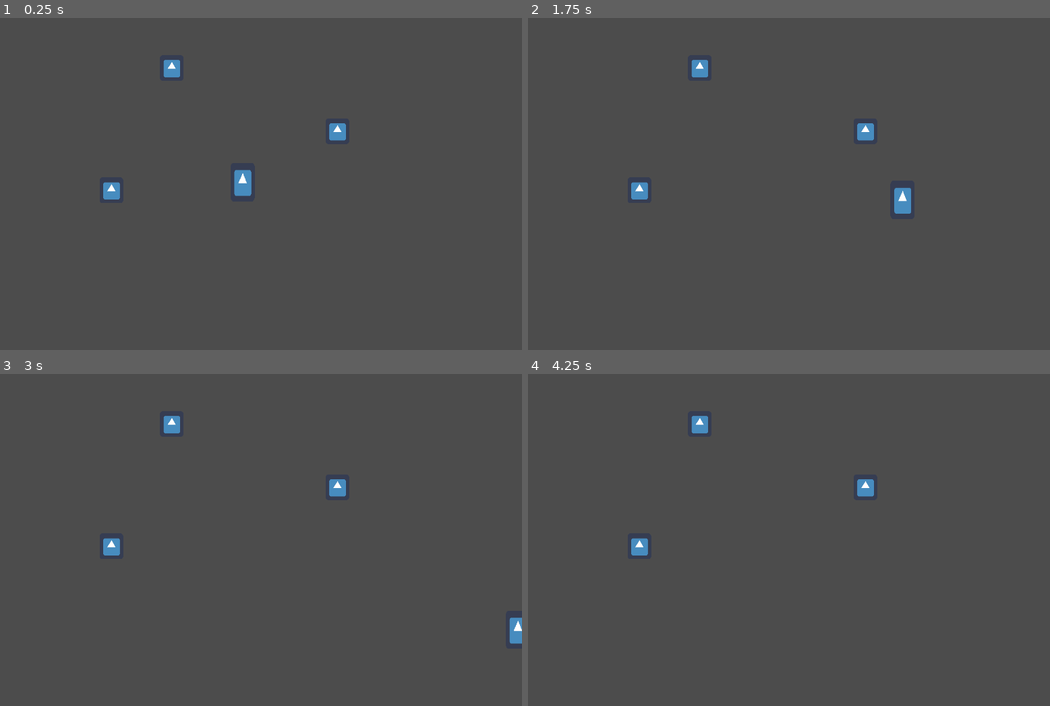
Above: before the commit, frames 1-4 (two rows, left to right).
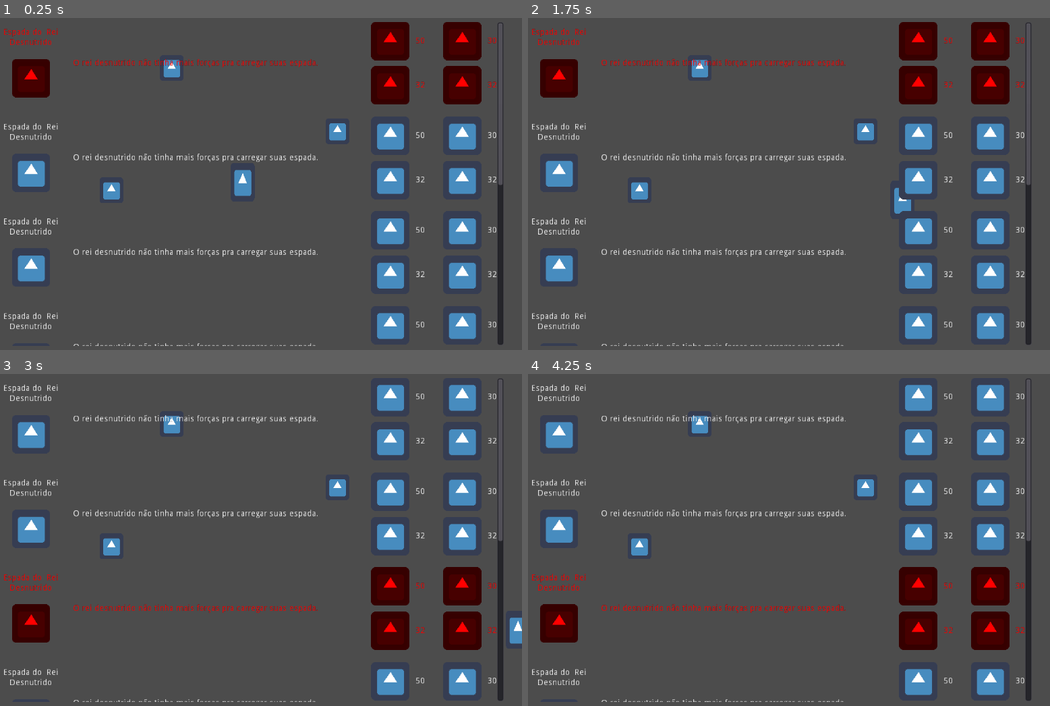
Above: after the commit, the same moments.

Repository: guimafelipe/recycle
Game: Godot game, scene res://Scenes/Teste.tscn
The game is run twice, just before and just after one commit, with the same random seed, the same clock (stepped at 60 frames per second) and the same inputs. The engine's default icon, where the game draws it, is replaced by a stand-in: a white triangle on a blue panel in a dark square.
Inputs (mouse positions are in pixels of both pictures, inside the frame that each line leads up to):
- Up to frame 1 (0.25 s): no input
- Up to frame 2 (1.75 s): tap Enter at 0.5 s; move the mouse to (898, 164) at 0.52 s; hold D (move_right) 0.53-1.28 s; tap E (interact, bound only after the commit) at 0.6, 1.35 s; move the mouse to (674, 200) at 1.27 s; hold S (move_down) from 1.28 s (still down)
- Up to frame 3 (3 s): move the mouse to (307, 460) at 2.02 s; release S (move_down) at 2.03 s; hold D (move_right) 2.03-2.78 s; tap E (interact, bound only after the commit) at 2.1, 2.85 s; move the mouse to (224, 613) at 2.77 s; hold W (move_up) from 2.78 s (still down)
- Up to frame 4 (4.25 s): tap Space at 3.5 s; move the mouse to (940, 593) at 3.52 s; release W (move_up) at 3.53 s; hold A (move_left) from 3.53 s (still down); tap E (interact, bound only after the commit) at 3.6 s

The runs differ from the first frame. In frame 1, 12% of the frame differs, in the area x 0-97%, y 1-99%; in frame 2, 12%; in frame 3, 12%; in frame 4, 12%.

Commit message:
implementando maquina e sua UI

Diff:
--- a/Scenes/Amdre.gd
+++ b/Scenes/Amdre.gd
@@ -1,9 +1,13 @@
 extends KinematicBody2D
 class_name Amdre
+
+export(Resource) var player_state = player_state as PlayerState
 
 export(float) var MAX_SPEED = 300
 export(float) var ACCELERATION = 400
 export(float) var FRICTION = 500
+
+var to_interact = null
 
 var velocity : Vector2 = Vector2(0,0)
 
@@ -11,7 +15,14 @@
 	pass
 
 func _physics_process(delta):
-	move(delta)
+	if player_state.game_state == Enums.GameState.FREE:
+		move(delta)
+
+
+func _input(event : InputEvent):
+	if event.is_action("interact"):
+		if player_state.game_state == Enums.GameState.FREE:
+			interact()
 
 
 func move(delta : float) -> void:
@@ -25,3 +36,19 @@
 		velocity = velocity.move_toward(Vector2.ZERO, FRICTION*delta)
 
 	velocity = move_and_slide(velocity)
+
+
+func set_interact(obj):
+	if obj.has_method("interact"):
+		to_interact = obj
+		Events.emit_signal("can_interact")
+
+
+func remove_interact():
+	to_interact = null
+	Events.emit_signal("cannot_interact")
+
+
+func interact():
+	if to_interact:
+		to_interact.interact()
--- a/Scenes/Amdre.tscn
+++ b/Scenes/Amdre.tscn
@@ -1,7 +1,8 @@
-[gd_scene load_steps=4 format=2]
+[gd_scene load_steps=5 format=2]
 
 [ext_resource path="res://Scenes/Amdre.gd" type="Script" id=1]
 [ext_resource path="res://icon.png" type="Texture" id=2]
+[ext_resource path="res://Singletons/PlayerState.tres" type="Resource" id=3]
 
 [sub_resource type="CapsuleShape2D" id=1]
 radius = 21.3359
@@ -9,6 +10,7 @@
 
 [node name="Amdre" type="KinematicBody2D"]
 script = ExtResource( 1 )
+player_state = ExtResource( 3 )
 
 [node name="CollisionShape2D" type="CollisionShape2D" parent="."]
 shape = SubResource( 1 )
--- /dev/null
+++ b/Scenes/CraftItemUI.gd
@@ -0,0 +1,24 @@
+extends MarginContainer
+
+func _ready():
+	set_focus_mode(FOCUS_ALL)
+
+
+func for_item(item : Item):
+	pass
+
+
+func _on_CraftItemUI_focus_entered():
+	modulate = Color(1,0,0)
+
+
+func _on_CraftItemUI_focus_exited():
+	modulate = Color(1,1,1)
+
+
+func _on_CraftItemUI_mouse_entered():
+	modulate = Color(1, 0, 0)
+
+
+func _on_CraftItemUI_mouse_exited():
+	modulate = Color(1,1,1)
--- /dev/null
+++ b/Scenes/CraftItemUI.tscn
@@ -0,0 +1,157 @@
+[gd_scene load_steps=3 format=2]
+
+[ext_resource path="res://icon.png" type="Texture" id=1]
+[ext_resource path="res://Scenes/CraftItemUI.gd" type="Script" id=2]
+
+[node name="CraftItemUI" type="MarginContainer"]
+anchor_right = 1.0
+anchor_bottom = 1.0
+focus_mode = 2
+mouse_default_cursor_shape = 2
+size_flags_horizontal = 3
+size_flags_vertical = 3
+script = ExtResource( 2 )
+__meta__ = {
+"_edit_use_anchors_": false
+}
+
+[node name="Content" type="HBoxContainer" parent="."]
+margin_right = 900.0
+margin_bottom = 600.0
+size_flags_horizontal = 3
+custom_constants/separation = 20
+__meta__ = {
+"_edit_use_anchors_": false
+}
+
+[node name="NomeIcon" type="VBoxContainer" parent="Content"]
+margin_right = 100.0
+margin_bottom = 600.0
+rect_min_size = Vector2( 100, 0 )
+custom_constants/separation = 20
+alignment = 1
+__meta__ = {
+"_edit_use_anchors_": false
+}
+
+[node name="Name" type="Label" parent="Content/NomeIcon"]
+margin_top = 242.0
+margin_right = 100.0
+margin_bottom = 273.0
+text = "Espada do  Rei Desnutrido"
+align = 1
+valign = 1
+autowrap = true
+__meta__ = {
+"_edit_use_anchors_": false
+}
+
+[node name="Icon" type="TextureRect" parent="Content/NomeIcon"]
+margin_left = 18.0
+margin_top = 293.0
+margin_right = 82.0
+margin_bottom = 357.0
+size_flags_horizontal = 4
+texture = ExtResource( 1 )
+__meta__ = {
+"_edit_use_anchors_": false
+}
+
+[node name="Description" type="Label" parent="Content"]
+margin_left = 120.0
+margin_top = 293.0
+margin_right = 670.0
+margin_bottom = 307.0
+size_flags_horizontal = 3
+text = "O rei desnutrido não tinha mais forças pra carregar suas espada."
+valign = 1
+
+[node name="Recursos" type="GridContainer" parent="Content"]
+margin_left = 690.0
+margin_top = 231.0
+margin_right = 900.0
+margin_bottom = 369.0
+size_flags_horizontal = 8
+size_flags_vertical = 4
+custom_constants/vseparation = 10
+custom_constants/hseparation = 30
+columns = 2
+
+[node name="Papel" type="HBoxContainer" parent="Content/Recursos"]
+margin_right = 90.0
+margin_bottom = 64.0
+custom_constants/separation = 10
+
+[node name="Icon" type="TextureRect" parent="Content/Recursos/Papel"]
+margin_right = 64.0
+margin_bottom = 64.0
+size_flags_horizontal = 3
+texture = ExtResource( 1 )
+expand = true
+
+[node name="Cost" type="Label" parent="Content/Recursos/Papel"]
+margin_left = 74.0
+margin_top = 25.0
+margin_right = 90.0
+margin_bottom = 39.0
+text = "50"
+
+[node name="Plastico" type="HBoxContainer" parent="Content/Recursos"]
+margin_left = 120.0
+margin_right = 210.0
+margin_bottom = 64.0
+custom_constants/separation = 10
+
+[node name="Icon" type="TextureRect" parent="Content/Recursos/Plastico"]
+margin_right = 64.0
+margin_bottom = 64.0
+texture = ExtResource( 1 )
+
+[node name="Cost" type="Label" parent="Content/Recursos/Plastico"]
+margin_left = 74.0
+margin_top = 25.0
+margin_right = 90.0
+margin_bottom = 39.0
+text = "30"
+
+[node name="Metal" type="HBoxContainer" parent="Content/Recursos"]
+margin_top = 74.0
+margin_right = 90.0
+margin_bottom = 138.0
+custom_constants/separation = 10
+
+[node name="Icon" type="TextureRect" parent="Content/Recursos/Metal"]
+margin_right = 64.0
+margin_bottom = 64.0
+texture = ExtResource( 1 )
+
+[node name="Cost" type="Label" parent="Content/Recursos/Metal"]
+margin_left = 74.0
+margin_top = 25.0
+margin_right = 90.0
+margin_bottom = 39.0
+text = "32"
+
+[node name="Vidro" type="HBoxContainer" parent="Content/Recursos"]
+margin_left = 120.0
+margin_top = 74.0
+margin_right = 210.0
+margin_bottom = 138.0
+custom_constants/separation = 10
+
+[node name="Icon" type="TextureRect" parent="Content/Recursos/Vidro"]
+margin_right = 64.0
+margin_bottom = 64.0
+texture = ExtResource( 1 )
+
+[node name="Cost" type="Label" parent="Content/Recursos/Vidro"]
+margin_left = 74.0
+margin_top = 25.0
+margin_right = 90.0
+margin_bottom = 39.0
+text = "32"
+
+[connection signal="focus_entered" from="." to="." method="_on_CraftItemUI_focus_entered"]
+[connection signal="focus_exited" from="." to="." method="_on_CraftItemUI_focus_exited"]
+[connection signal="mouse_entered" from="." to="." method="_on_CraftItemUI_mouse_entered"]
+[connection signal="mouse_exited" from="." to="." method="_on_CraftItemUI_mouse_exited"]
--- /dev/null
+++ b/Scenes/Maquina.gd
@@ -0,0 +1,24 @@
+extends Area2D
+
+export(Resource) var player_state = player_state as PlayerState
+
+func _ready():
+	pass
+
+func interact() -> void:
+	player_state.game_state = Enums.GameState.MAQUINA
+	$UI/UIMaquina.visible = true
+
+func finish_interact() -> void:
+	player_state.game_state = Enums.GameState.FREE
+	$UI/UIMaquina.visible = false
+
+
+func _on_body_entered(player : Amdre):
+	if player:
+		player.set_interact(self)
+
+
+func _on_body_exited(player : Amdre):
+	if player:
+		player.remove_interact()
--- /dev/null
+++ b/Scenes/Maquina.tscn
@@ -0,0 +1,102 @@
+[gd_scene load_steps=6 format=2]
+
+[ext_resource path="res://icon.png" type="Texture" id=1]
+[ext_resource path="res://Scenes/Maquina.gd" type="Script" id=2]
+[ext_resource path="res://Scenes/CraftItemUI.tscn" type="PackedScene" id=3]
+[ext_resource path="res://Scenes/UIMaquina.gd" type="Script" id=4]
+
+[sub_resource type="CircleShape2D" id=1]
+radius = 30.2162
+
+[node name="Maquina" type="Area2D"]
+script = ExtResource( 2 )
+
+[node name="Sprite" type="Sprite" parent="."]
+visible = false
+texture = ExtResource( 1 )
+
+[node name="CollisionShape2D" type="CollisionShape2D" parent="."]
+visible = false
+shape = SubResource( 1 )
+
+[node name="UI" type="CanvasLayer" parent="."]
+
+[node name="UIMaquina" type="MarginContainer" parent="UI"]
+anchor_right = 1.0
+anchor_bottom = 1.0
+focus_mode = 2
+custom_constants/margin_right = 30
+custom_constants/margin_top = 30
+custom_constants/margin_left = 30
+custom_constants/margin_bottom = 30
+script = ExtResource( 4 )
+__meta__ = {
+"_edit_use_anchors_": false
+}
+
+[node name="ItemList" type="ScrollContainer" parent="UI/UIMaquina"]
+margin_left = 30.0
+margin_top = 30.0
+margin_right = 870.0
+margin_bottom = 570.0
+focus_mode = 2
+follow_focus = true
+
+[node name="Lista" type="VBoxContainer" parent="UI/UIMaquina/ItemList"]
+margin_right = 828.0
+margin_bottom = 1086.0
+focus_mode = 2
+size_flags_horizontal = 3
+custom_constants/separation = 20
+alignment = 1
+
+[node name="CraftItemUI" parent="UI/UIMaquina/ItemList/Lista" instance=ExtResource( 3 )]
+anchor_right = 0.0
+anchor_bottom = 0.0
+margin_right = 828.0
+margin_bottom = 138.0
+
+[node name="CraftItemUI2" parent="UI/UIMaquina/ItemList/Lista" instance=ExtResource( 3 )]
+anchor_right = 0.0
+anchor_bottom = 0.0
+margin_top = 158.0
+margin_right = 828.0
+margin_bottom = 296.0
+
+[node name="CraftItemUI3" parent="UI/UIMaquina/ItemList/Lista" instance=ExtResource( 3 )]
+anchor_right = 0.0
+anchor_bottom = 0.0
+margin_top = 316.0
+margin_right = 828.0
+margin_bottom = 454.0
+
+[node name="CraftItemUI4" parent="UI/UIMaquina/ItemList/Lista" instance=ExtResource( 3 )]
+anchor_right = 0.0
+anchor_bottom = 0.0
+margin_top = 474.0
+margin_right = 828.0
+margin_bottom = 612.0
+
+[node name="CraftItemUI5" parent="UI/UIMaquina/ItemList/Lista" instance=ExtResource( 3 )]
+anchor_right = 0.0
+anchor_bottom = 0.0
+margin_top = 632.0
+margin_right = 828.0
+margin_bottom = 770.0
+
+[node name="CraftItemUI6" parent="UI/UIMaquina/ItemList/Lista" instance=ExtResource( 3 )]
+anchor_right = 0.0
+anchor_bottom = 0.0
+margin_top = 790.0
+margin_right = 828.0
+margin_bottom = 928.0
+
+[node name="CraftItemUI7" parent="UI/UIMaquina/ItemList/Lista" instance=ExtResource( 3 )]
+anchor_right = 0.0
+anchor_bottom = 0.0
+margin_top = 948.0
+margin_right = 828.0
+margin_bottom = 1086.0
+
+[connection signal="body_entered" from="." to="." method="_on_body_entered"]
+[connection signal="body_exited" from="." to="." method="_on_body_exited"]
--- a/Scenes/Recurso.tscn
+++ b/Scenes/Recurso.tscn
@@ -1,8 +1,9 @@
-[gd_scene load_steps=5 format=2]
+[gd_scene load_steps=6 format=2]
 
 [ext_resource path="res://icon.png" type="Texture" id=1]
 [ext_resource path="res://Scenes/RecursoNode.gd" type="Script" id=2]
 [ext_resource path="res://Resources/Papel.tres" type="Resource" id=3]
+[ext_resource path="res://Singletons/PlayerState.tres" type="Resource" id=4]
 
 [sub_resource type="CircleShape2D" id=1]
 radius = 27.1942
@@ -12,6 +13,7 @@
 texture = ExtResource( 1 )
 script = ExtResource( 2 )
 recurso = ExtResource( 3 )
+player_state = ExtResource( 4 )
 
 [node name="Area2D" type="Area2D" parent="."]
 
--- a/Scenes/RecursoNode.gd
+++ b/Scenes/RecursoNode.gd
@@ -2,6 +2,7 @@
 class_name RecursoNode
 
 export(Resource) var recurso = recurso as Recurso
+export(Resource) var player_state = player_state as PlayerState
 onready var tipo setget , get_tipo
 
 
@@ -17,5 +18,6 @@
 func _on_body_entered(body : Amdre):
 	if body:
 		#aumentar contador do meu tipo
-		Events.emit_signal("recurso_coletado", recurso)
+		Events.emit_signal("recurso_coletado", recurso, 1)
+		player_state.recursos[recurso.tipo] += 1
 		queue_free()
--- a/Scenes/Teste.tscn
+++ b/Scenes/Teste.tscn
@@ -1,7 +1,8 @@
-[gd_scene load_steps=3 format=2]
+[gd_scene load_steps=4 format=2]
 
 [ext_resource path="res://Scenes/Amdre.tscn" type="PackedScene" id=1]
 [ext_resource path="res://Scenes/Recurso.tscn" type="PackedScene" id=2]
+[ext_resource path="res://Scenes/Maquina.tscn" type="PackedScene" id=3]
 
 [node name="Teste" type="Node2D"]
 
@@ -16,3 +17,6 @@
 
 [node name="Papel3" parent="." instance=ExtResource( 2 )]
 position = Vector2( 591.681, 212.559 )
+
+[node name="Maquina" parent="." instance=ExtResource( 3 )]
+position = Vector2( 69.5927, 154.9 )
--- /dev/null
+++ b/Scenes/UIMaquina.gd
@@ -0,0 +1,4 @@
+extends MarginContainer
+
+func _ready():
+	$ItemList/Lista.get_child(0).grab_focus()
--- a/Singletons/Enums.gd
+++ b/Singletons/Enums.gd
@@ -1,3 +1,5 @@
 extends Node
 
 enum RecursoTipo {PAPEL, PLASTICO, METAL, VIDRO}
+
+enum GameState {FREE, CUTSCENE, MAQUINA}
--- a/Singletons/Events.gd
+++ b/Singletons/Events.gd
@@ -1,3 +1,5 @@
 extends Node
 
-signal recurso_coletado(recurso)
+signal recurso_changed(recurso, qnt)
+signal can_interact
+signal cannot_interact
--- /dev/null
+++ b/Singletons/PlayerState.gd
@@ -0,0 +1,11 @@
+extends Resource
+class_name PlayerState
+
+var recursos := {
+		Enums.RecursoTipo.PAPEL: 0,
+		Enums.RecursoTipo.PLASTICO: 0,
+		Enums.RecursoTipo.METAL: 0,
+		Enums.RecursoTipo.VIDRO: 0
+	}
+
+var game_state = Enums.GameState.FREE
--- /dev/null
+++ b/Singletons/PlayerState.tres
@@ -0,0 +1,6 @@
+[gd_resource type="Resource" load_steps=2 format=2]
+
+[ext_resource path="res://Singletons/PlayerState.gd" type="Script" id=1]
+
+[resource]
+script = ExtResource( 1 )
--- a/project.godot
+++ b/project.godot
@@ -20,6 +20,11 @@
 "path": "res://Items/Item.gd"
 }, {
 "base": "Resource",
+"class": "PlayerState",
+"language": "GDScript",
+"path": "res://Singletons/PlayerState.gd"
+}, {
+"base": "Resource",
 "class": "Recurso",
 "language": "GDScript",
 "path": "res://Resources/Recurso.gd"
@@ -32,6 +37,7 @@
 _global_script_class_icons={
 "Amdre": "",
 "Item": "",
+"PlayerState": "",
 "Recurso": "",
 "RecursoNode": ""
 }
@@ -75,7 +81,7 @@
 "events": [ Object(InputEventKey,"resource_local_to_scene":false,"resource_name":"","device":0,"alt":false,"shift":false,"control":false,"meta":false,"command":false,"pressed":false,"scancode":83,"unicode":0,"echo":false,"script":null)
  ]
 }
-Interact={
+interact={
 "deadzone": 0.5,
 "events": [ Object(InputEventKey,"resource_local_to_scene":false,"resource_name":"","device":0,"alt":false,"shift":false,"control":false,"meta":false,"command":false,"pressed":false,"scancode":69,"unicode":0,"echo":false,"script":null)
  ]
